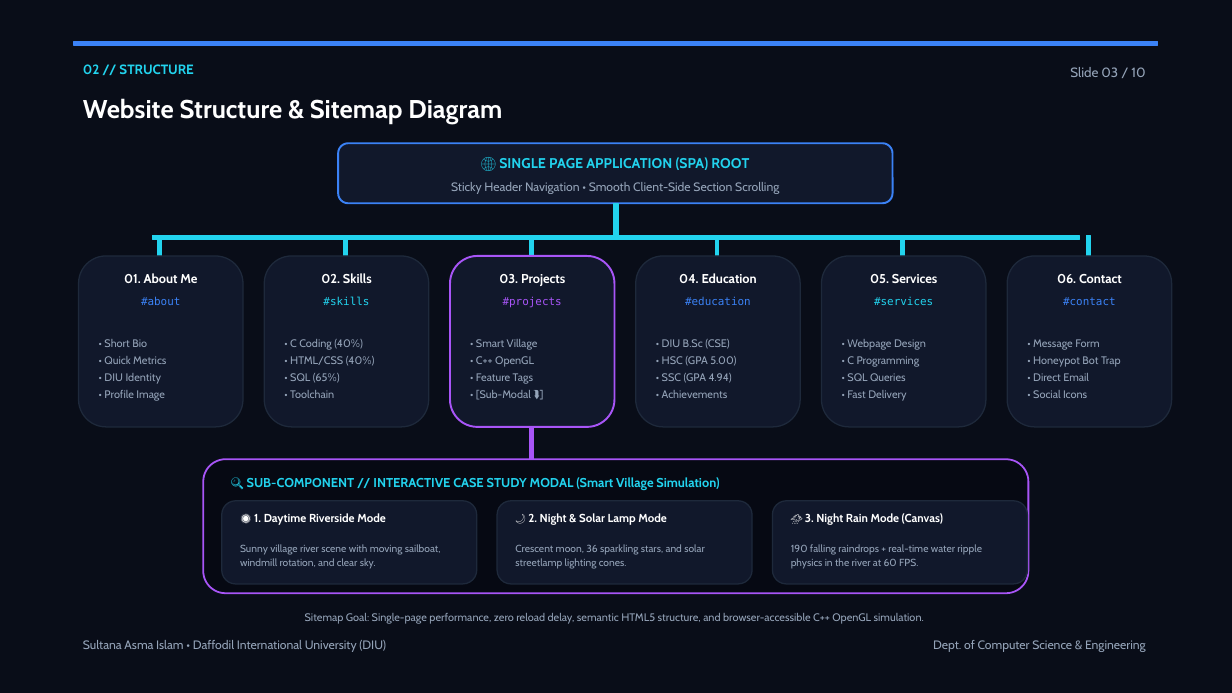
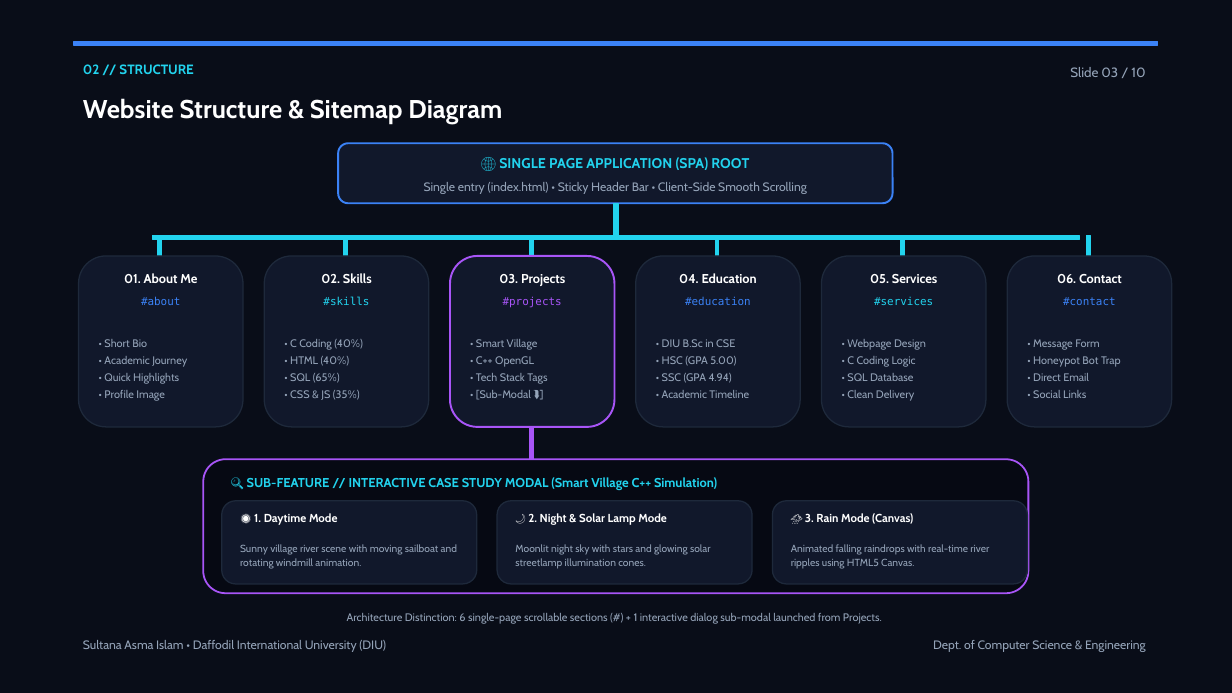
Before and after one commit to Sultana-Asma/sultana-portfolio, a slide deck: slide 3 of My_Portfolio_Presentation_Sultana.pptx. Drawn at 1232x693 pixels with LibreOffice and Linux fonts; fonts in the diff are those of the drawing. Boxes give left, top, right and bottom in pixels: in the first picture for what was removed or moved away, otherwise in the second. Text is boxed around its words. In the diff, an @@ line names an element or a change of style, - is before the commit and + after.

Commit message:
Final review and updates: accurate honeypot & canvas justification, refined sitemap hierarchy, 3 key outputs (hero, skills, modal), 3 future improvements, and consistent verified metrics

```diff
--- a/My_Portfolio_Presentation_Sultana.pptx
+++ b/My_Portfolio_Presentation_Sultana.pptx
@@ text at box(424, 182, 807, 194): text changed @@
-Sticky Header Navigation • Smooth Client-Side Section Scrolling
+Single entry (index.html) • Sticky Header Bar • Client-Side Smooth Scrolling
@@ text at box(104, 356, 187, 384): text changed @@
-• Quick Metrics
-• DIU Identity
+• Academic Journey
+• Quick Highlights
@@ text at box(290, 356, 350, 366): text changed @@
-• HTML/CSS (40%)
+• HTML (40%)
@@ text at box(662, 339, 735, 347): text changed @@
-• DIU B.Sc (CSE)
+• DIU B.Sc in CSE
@@ text at box(847, 356, 916, 400): text changed @@
-• C Programming
-• SQL Queries
-• Fast Delivery
+• C Coding Logic
+• SQL Database
+• Clean Delivery
@@ text at box(476, 373, 547, 384): text changed @@
-• Feature Tags
+• Tech Stack Tags
@@ text at box(290, 390, 360, 400): text changed @@
-• Toolchain
+• CSS & JS (35%)
@@ text at box(662, 390, 749, 398): text changed @@
-• Achievements
+• Academic Timeline
@@ text at box(1033, 390, 1086, 398): text changed @@
-• Social Icons
+• Social Links
@@ text at box(247, 477, 717, 490): text changed @@
-🔍 SUB-COMPONENT // INTERACTIVE CASE STUDY MODAL (Smart Village Simulation)
+🔍 SUB-FEATURE // INTERACTIVE CASE STUDY MODAL (Smart Village C++ Simulation)
@@ text at box(254, 513, 338, 525): text changed @@
-☀️ 1. Daytime Riverside Mode
+☀️ 1. Daytime Mode
@@ text at box(805, 513, 913, 524): text changed @@
-🌧️ 3. Night Rain Mode (Canvas)
+🌧️ 3. Rain Mode (Canvas)
@@ text at box(240, 544, 457, 569): text changed @@
-Sunny village river scene with moving sailboat, windmill rotation, and clear sky.
+Sunny village river scene with moving sailboat and rotating windmill animation.
@@ text at box(515, 544, 711, 569): text changed @@
-Crescent moon, 36 sparkling stars, and solar streetlamp lighting cones.
+Moonlit night sky with stars and glowing solar streetlamp illumination cones.
@@ text at box(791, 544, 989, 569): text changed @@
-190 falling raindrops + real-time water ripple physics in the river at 60 FPS.
+Animated falling raindrops with real-time river ripples using HTML5 Canvas.
@@ text at box(347, 613, 882, 624): text changed @@
-Sitemap Goal: Single-page performance, zero reload delay, semantic HTML5 structure, and browser-accessible C++ OpenGL simulation.
+Architecture Distinction: 6 single-page scrollable sections (#) + 1 interactive dialog sub-modal launched from Projects.
```
Also in this commit, not shown: 9 other slides changed, 7 other files.
